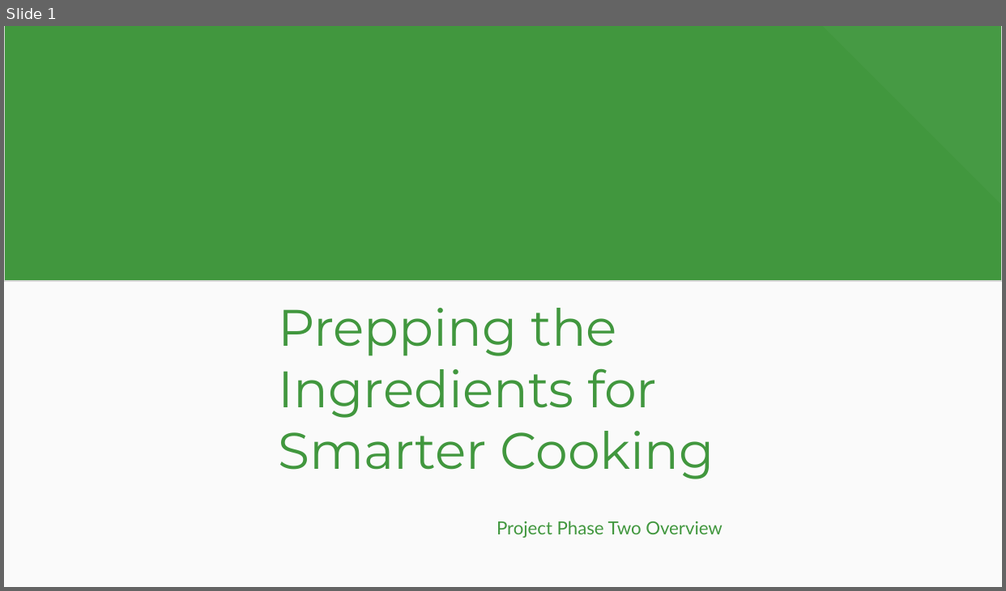
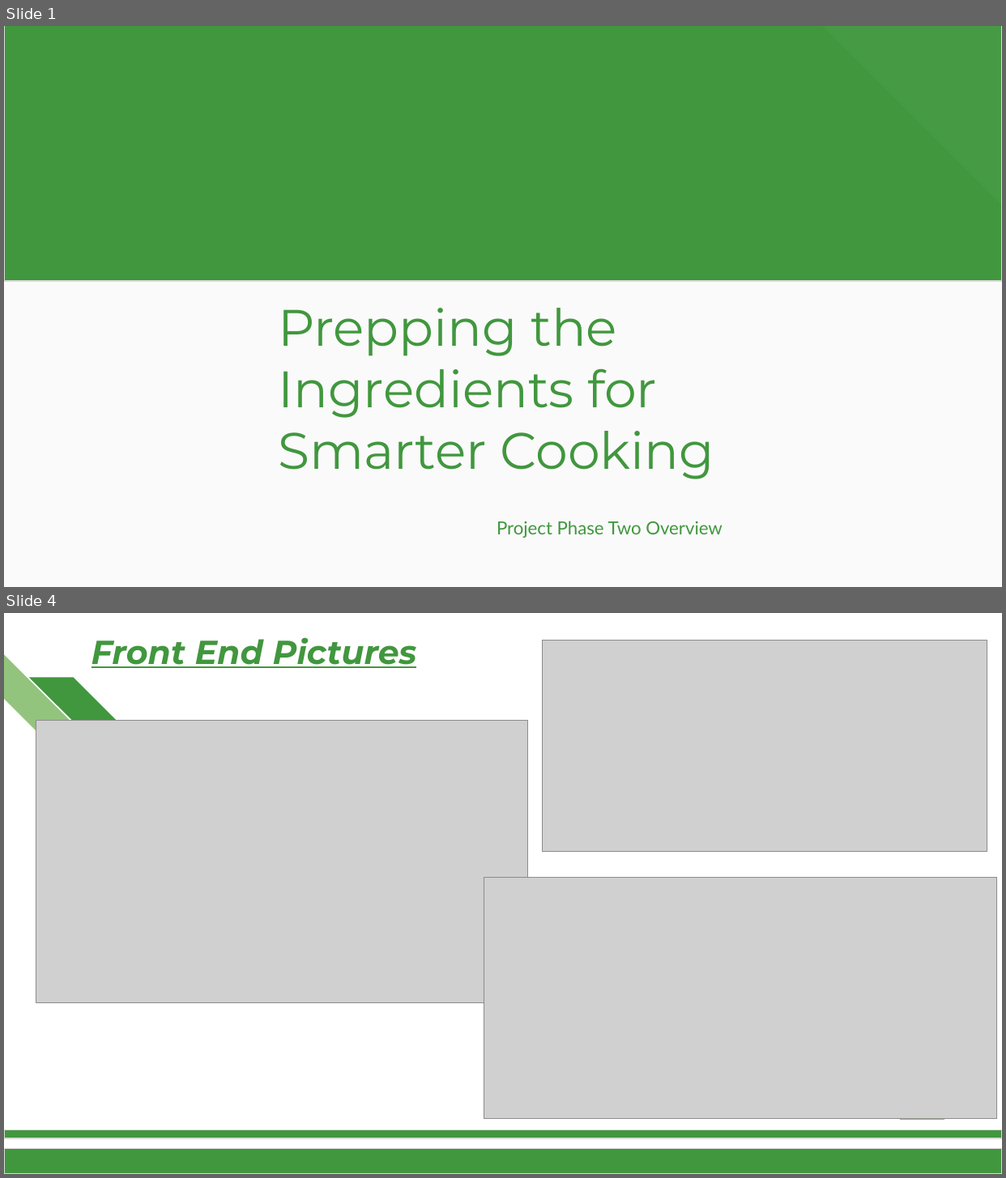
Before and after one commit to shippadam25/MealMind, a slide deck: Documents/Phase 2/ProjectPhase2.pptx. Shown one above the other, each under a label of ours: slide 1 before the commit, slides 1 and 4 after it; the slides between them are not shown. The pictures are 1006x591 and 1006x1178 pixels, drawn with LibreOffice and Linux fonts; fonts in the diff are those of the drawing; grey boxes stand for pictures; background and template pictures are left out. Boxes give left, top, right and bottom in pixels: in the first picture for what was removed or moved away, otherwise in the second. Text is boxed around its words. In the diff, an @@ line names an element or a change of style, - is before the commit and + after.

```diff
--- a/Documents/Phase 2/ProjectPhase2.pptx
+++ b/Documents/Phase 2/ProjectPhase2.pptx
@@ slide 4 added at [4, 613, 1002, 1174], background #FFFFFF @@
@@ diag stripe added at [4, 655, 91, 743], fill #93C47D @@
@@ title added at [91, 637, 417, 668], 24 pt, text #41973E, bold, italic, underline @@
+Front End Pictures
@@ picture added at [542, 641, 987, 853] @@
@@ diag stripe added at [29, 677, 117, 764], fill #41973E @@
@@ picture added at [36, 721, 528, 1003] @@
@@ picture added at [484, 877, 997, 1119] @@
@@ diag stripe added at [900, 1019, 988, 1120], fill #93C47D @@
@@ rectangle added at [4, 1130, 1002, 1139], fill #41973E, outline #D9D9D9 0.75 pt @@
@@ rectangle added at [4, 1149, 1002, 1174], fill #41973E, outline #D9D9D9 0.75 pt @@
```
Also in this commit, not shown: 5 slides changed, 3 other slides added, 4 slides removed.
